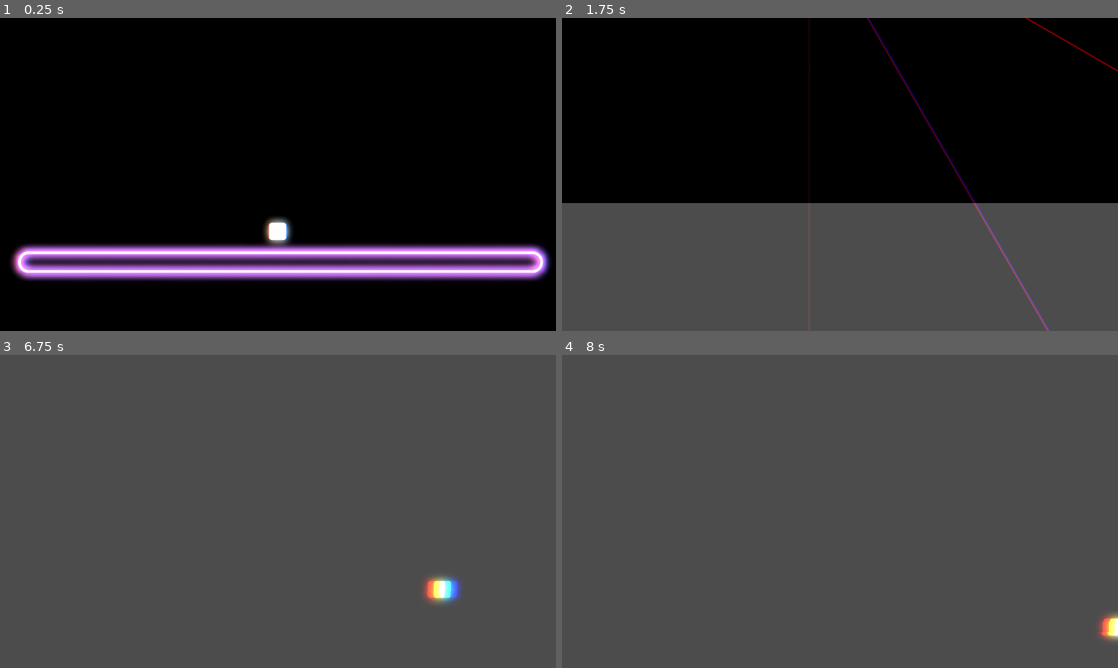
Above: before the commit, frames 1-4 (two rows, left to right).
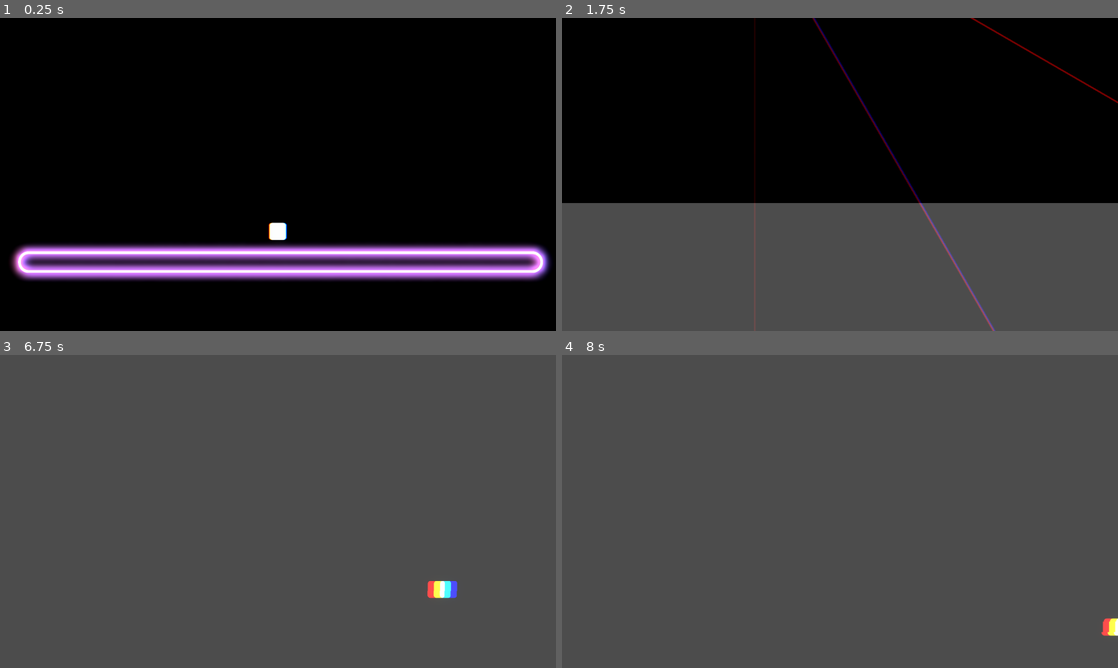
Above: after the commit, the same moments.

Repository: FireEntity1/beat-jumper
Game: Godot game, scene res://scenes/main_game.tscn
Two runs of this game, one before a commit and one after it. Both use one fixed random seed, a clock stepped at 60 frames per second and the inputs below.
Inputs:
- Up to frame 1 (0.25 s): no input
- Up to frame 2 (1.75 s): tap Enter at 0.5 s; hold D (right) from 0.53 s (still down); tap Ctrl (dash) at 0.6, 1.55 s; tap Space (jump) at 0.77, 1.52 s; tap S (slam) at 0.8, 1.35 s
- Up to frame 3 (6.75 s): release D (right) at 2.03 s; hold Left (left) 2.03-2.78 s; tap Ctrl (dash) at 2.1, 3.05, 4.55, 5.1, 6.05, 6.6 s; tap S (slam) at 2.3, 2.85, 3.8, 5.3, 5.85 s; hold D (right) 2.78-4.28 s; tap Space (jump) at 3.02, 3.5, 3.77, 4.52, 5, 6.02, 6.5 s; tap Alt at 3.6 s; tap Enter at 4.25, 5.75 s; hold Left (left) 4.28-5.03 s; tap Shift at 4.35 s; hold D (right) 5.03-5.78 s; hold Left (left) from 5.78 s (still down)
- Up to frame 4 (8 s): tap Space (jump) at 6.77, 7.52 s; tap S (slam) at 6.8, 7.35 s; release Left (left) at 7.28 s; hold D (right) from 7.28 s (still down); tap Ctrl (dash) at 7.55 s

The runs differ from the first frame. In frame 1, 0.3% of the frame differs, in the area x 47-53%, y 63-73%; in frame 2, 1.9%, in the area x 34-100%, y 0-100%; in frame 3, 0.5%; in frame 4, 0.2%.

Commit message:
feat: dash blur, better slam particles

Diff:
--- a/components/bar.tscn
+++ b/components/bar.tscn
@@ -1,6 +1,7 @@
 [gd_scene format=3 uid="uid://ddmlup3k6ycg4"]
 
 [node name="bar1" type="ColorRect"]
+modulate = Color(1, 1, 1, 0)
 offset_top = -647.0
 offset_right = 102.0
 offset_bottom = 116.0
--- a/components/laser_slam.tscn
+++ b/components/laser_slam.tscn
@@ -12,13 +12,15 @@
 
 [sub_resource type="ParticleProcessMaterial" id="ParticleProcessMaterial_ch01h"]
 particle_flag_disable_z = true
-angular_velocity_min = -530.53
-angular_velocity_max = 227.37
+angular_velocity_min = -720.0
+angular_velocity_max = 720.0
 orbit_velocity_min = 9.49949e-08
 orbit_velocity_max = 9.49949e-08
-radial_velocity_min = 526.32
+radial_velocity_min = 65.36
 radial_velocity_max = 1000.0
-gravity = Vector3(0, 0, 0)
+gravity = Vector3(0, -10000, 0)
+radial_accel_min = -71.05
+radial_accel_max = 73.68
 scale_min = 0.0
 scale_max = 27.32
 scale_over_velocity_curve = SubResource("CurveTexture_xyndk")
@@ -39,8 +41,9 @@
 position = Vector2(-4, -6)
 emitting = false
 amount = 256
-lifetime = 0.94
+lifetime = 1.49
 preprocess = 0.2
 speed_scale = 6.33
+randomness = 1.0
 fixed_fps = 120
 process_material = SubResource("ParticleProcessMaterial_ch01h")
--- a/components/player.tscn
+++ b/components/player.tscn
@@ -1,11 +1,17 @@
-[gd_scene load_steps=12 format=3 uid="uid://dg2baiggrj1"]
+[gd_scene load_steps=14 format=3 uid="uid://dg2baiggrj1"]
 
 [ext_resource type="Script" uid="uid://o3l8jxgj15gh" path="res://scripts/player.gd" id="1_51jd6"]
+[ext_resource type="Shader" uid="uid://cnh8usaonapbf" path="res://shaders/motion_blur.gdshader" id="2_0lm1f"]
 [ext_resource type="Texture2D" uid="uid://cp00voqwjwugr" path="res://sprites/player.png" id="2_51jd6"]
 [ext_resource type="Shader" uid="uid://cfougkojpbfp6" path="res://shaders/chromabb.gdshader" id="3_uapwn"]
 [ext_resource type="Shader" uid="uid://d1dhhkfpacurf" path="res://shaders/shake.gdshader" id="4_5odhx"]
 [ext_resource type="Shader" uid="uid://b71npkfnggvy6" path="res://shaders/vhs.gdshader" id="5_1kub6"]
 [ext_resource type="Shader" uid="uid://bey2vtoslpwr5" path="res://shaders/glitch.gdshader" id="6_kuobi"]
+
+[sub_resource type="ShaderMaterial" id="ShaderMaterial_couud"]
+shader = ExtResource("2_0lm1f")
+shader_parameter/dir = Vector2(0, 0)
+shader_parameter/quality = 4
 
 [sub_resource type="RectangleShape2D" id="RectangleShape2D_0g4kb"]
 size = Vector2(86, 87)
@@ -40,8 +46,16 @@
 [node name="player" type="CharacterBody2D"]
 script = ExtResource("1_51jd6")
 
+[node name="spriteglow" type="Sprite2D" parent="."]
+modulate = Color(1.67, 1.67, 1.67, 1)
+material = SubResource("ShaderMaterial_couud")
+position = Vector2(-1, 3)
+scale = Vector2(0.21875, 0.21875)
+texture = ExtResource("2_51jd6")
+
 [node name="sprite" type="Sprite2D" parent="."]
 modulate = Color(1.67, 1.67, 1.67, 1)
+material = SubResource("ShaderMaterial_couud")
 position = Vector2(-1, 3)
 scale = Vector2(0.21875, 0.21875)
 texture = ExtResource("2_51jd6")
--- a/scripts/event_handler.gd
+++ b/scripts/event_handler.gd
@@ -33,7 +33,7 @@
 	{
 		"type": "laser_circle",
 		"beat": 0+4,
-		"pos": Vector2(5,3),
+		"pos": Vector2(4,3),
 		"rot": 0,
 		"radius": 400,
 		"amount": 12,
@@ -45,7 +45,7 @@
 	{
 		"type": "laser_circle",
 		"beat": 2+4,
-		"pos": Vector2(5,3),
+		"pos": Vector2(7,3),
 		"rot": 90,
 		"radius": 400,
 		"amount": 12,
@@ -72,34 +72,40 @@
 		"speed": 5
 	},
 	{
+		"type": "laser",
+		"beat": 15,
+		"pos": Vector2(5,5.2),
+		"rot": 0,
+		"colour": "orange"
+	},
+	{
+		"type": "laser",
+		"beat": 15.4,
+		"pos": Vector2(5,4.8),
+		"rot": 0,
+		"colour": "purple"
+	},
+	{
 		"type": "platform_colour",
 		"beat": 4+4,
 		"colour": "pink",
 		"speed": 50
 	},
 	{
+		"type": "laser_sweep",
+		"beat": 11,
+		"pos": Vector2(5,1),
+		"rot": 90,
+		"amount": 16,
+		"speed": 1.0/16.0,
+		"distance": 300,
+		"outwards": true,
+		"colour": ["pink"]
+	},
+	{
 		"type": "laser_slam",
 		"beat": 8,
-		"pos": Vector2(4,1),
-		"rot": 0,
-		"colour": "pink",
-		"length": 3.0
-	},
-	{
-		"type": "laser_sweep",
-		"beat": 11,
-		"pos": Vector2(1,1),
-		"rot": 90,
-		"amount": 64,
-		"speed": 1.0/32.0,
-		"distance": 200,
-		"outwards": true,
-		"colour": ["pink"]
-	},
-	{
-		"type": "laser_slam",
-		"beat": 8,
-		"pos": Vector2(8,1),
+		"pos": Vector2(6,1),
 		"rot": 0,
 		"colour": "pink",
 		"length": 3.0
--- a/scripts/laser.gd
+++ b/scripts/laser.gd
@@ -26,9 +26,8 @@
 	else:
 		position = pos
 	if is_slam:
-		position.y = 240
+		position.y = 242
 	await get_tree().create_timer(2).timeout
-	#queue_free()
 
 func _process(delta: float) -> void:
 	rotation_degrees = rot
--- a/scripts/player.gd
+++ b/scripts/player.gd
@@ -29,6 +29,7 @@
 			kick_in = !kick_in
 
 func _process(delta: float) -> void:
+	print("Dashing: ", $sprite.material.get_shader_parameter("dir"))
 	if not global.camera_kick and not global.chromabb:
 		chromabb.set_shader_parameter("r_displacement",Vector2(0,0))
 		chromabb.set_shader_parameter("b_displacement",Vector2(0,0))
@@ -52,7 +53,6 @@
 		chromabb.get_shader_parameter("r_displacement").move_toward(Vector2(ci*3,-ci*1.2),delta*300))
 		chromabb.set_shader_parameter("b_displacement",
 		chromabb.get_shader_parameter("b_displacement").move_toward(Vector2(-ci*3,ci*1.2),delta*300))
-	print(global.shake)
 	if global.shake:
 		shake.set_shader_parameter("ShakeStrength",global.shake_strength)
 	else:
@@ -110,10 +110,12 @@
 
 	if Input.is_action_just_pressed("dash"):
 		dashing = true
+		$sprite.material.set_shader_parameter("dir", Vector2(1,0))
 		scale_target = Vector2(2,0.2)
 		await get_tree().create_timer(0.05).timeout
 		scale_target = Vector2(1,1)
 		dashing = false
+		$sprite.material.set_shader_parameter("dir", Vector2(0,0))
 	if dashing:
 		velocity.x = prev_dir * 7000
 		velocity.y = 0
--- a/scripts/visualizer.gd
+++ b/scripts/visualizer.gd
@@ -15,6 +15,8 @@
 var bar_energies = []
 var max_energy = 0.1
 
+var fadein = 0.0
+
 func _ready() -> void:
 	for i in range(count):
 		var temp = bar.instantiate()
@@ -23,10 +25,16 @@
 	bars = get_children()
 	spectrum = AudioServer.get_bus_effect_instance(0, 0)
 	bar_energies.resize(count)
+	for bar in bars:
+			bar.scale.y = 0
 	for i in range(count):
 		bar_energies[i] = 0.0
 
 func _process(delta: float) -> void:
+	if fadein < 0.2:
+		for bar in bars:
+			bar.scale.y = 0
+		fadein+=delta
 	var prev_hz = 0.0
 	var current_max = 0.0
 	for i in range(count):
--- /dev/null
+++ b/shaders/motion_blur.gdshader
@@ -0,0 +1,37 @@
+shader_type canvas_item;
+
+uniform vec2 dir = vec2(0.1, 0.0); // Direction and magnitude of blur
+uniform int quality : hint_range(1, 64) = 4;
+
+void vertex() {
+    // Expand the vertex bounds to prevent the blur from clipping at the edges
+    vec2 blurSize = abs(dir) * 2.0;
+    VERTEX *= blurSize + 1.0;
+    UV = (UV - 0.5) * (blurSize + 1.0) + 0.5;
+}
+
+void fragment() {
+    vec4 acc = vec4(0.0);
+    float total_weight = 0.0;
+
+    // Calculate the step based on quality
+    vec2 stepSize = dir / float(quality);
+
+    for(int i = -quality; i <= quality; i++) {
+        vec2 offset_uv = UV - (stepSize * float(i));
+
+        // Only sample if the UV is within the [0, 1] range to avoid edge bleeding
+        if (offset_uv.x >= 0.0 && offset_uv.x <= 1.0 && offset_uv.y >= 0.0 && offset_uv.y <= 1.0) {
+            vec4 samp = texture(TEXTURE, offset_uv);
+            acc += samp;
+            total_weight += 1.0;
+        }
+    }
+
+    // Use max() to prevent division by zero, which causes the HDR "flash"
+    if (total_weight > 0.0) {
+        COLOR = acc / total_weight;
+    } else {
+        COLOR = vec4(0.0);
+    }
+}
Not shown, added: shaders/motion_blur.gdshader.uid
